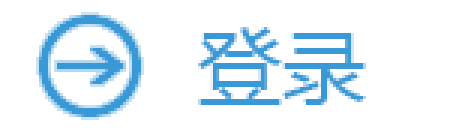
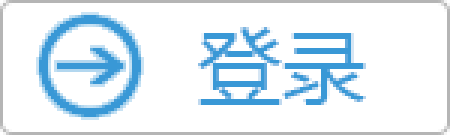
Two versions of the same layered image (450x135). Layer-by-layer changes:
painted on "圆角矩形 1" over bbox(0, 0, 450, 135)
